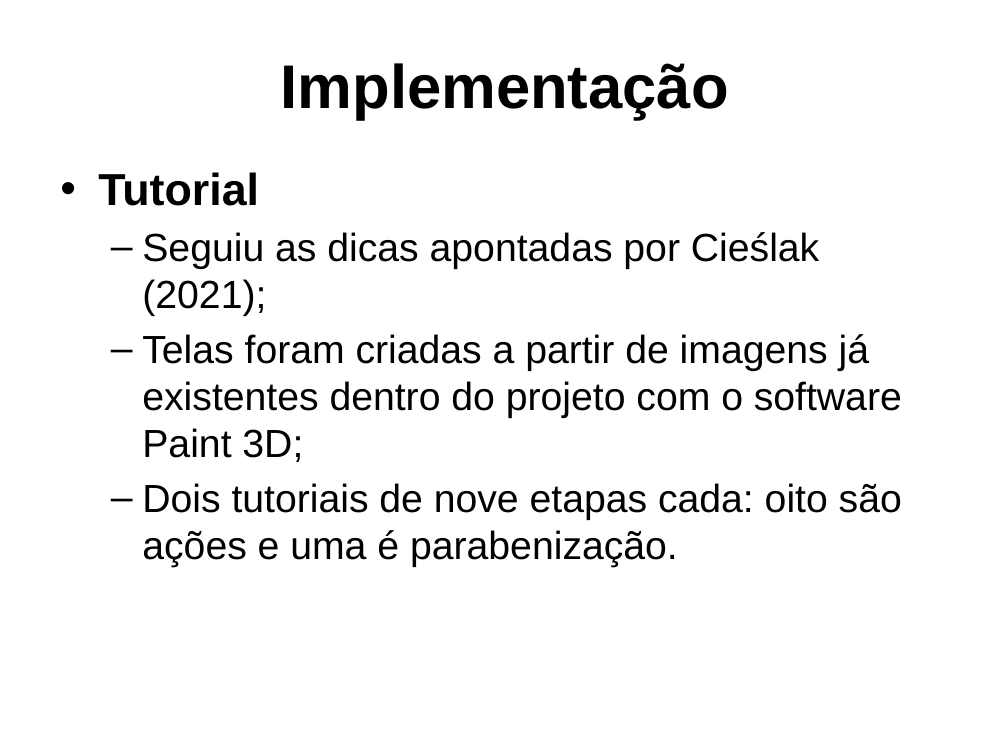
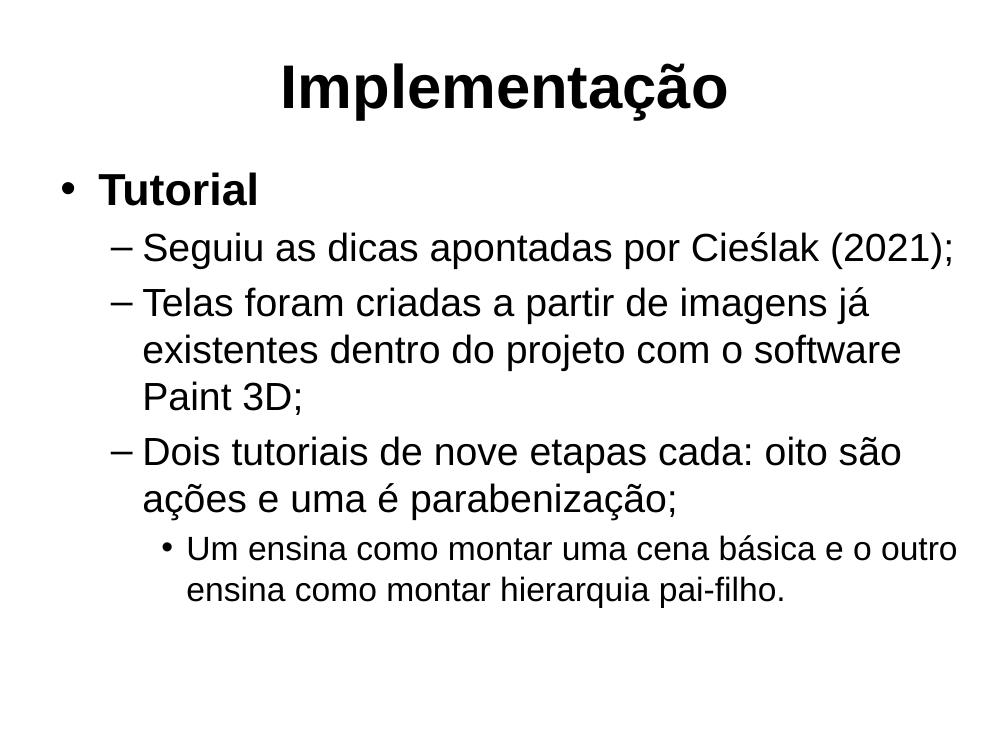
Before and after one commit to PanicAThePython/tcc_NataliaSensWeise, a slide deck: slide 23 of Slides_NataliaSensWeise.pptx (slide 18 before the commit). Drawn at 1008x756 pixels with LibreOffice and Linux fonts; fonts in the diff are those of the drawing; background and template pictures are left out. Boxes give left, top, right and bottom in pixels: in the first picture for what was removed or moved away, otherwise in the second. Text is boxed around its words. In the diff, an @@ line names an element or a change of style, - is before the commit and + after.

```diff
--- a/Slides_NataliaSensWeise.pptx
+++ b/Slides_NataliaSensWeise.pptx
@@ text at [142, 436, 958, 608]: text changed; size 28 to 24 pt @@
-  – Dois tutoriais de nove etapas cada: oito são ações e uma é parabenização.
+  – Dois tutoriais de nove etapas cada: oito são ações e uma é parabenização;
+    • Um ensina como montar uma cena básica e o outro ensina como montar hierarquia pai-filho.
```
Also in this commit, not shown: 14 other slides changed, 5 slides added, 6 other files.
